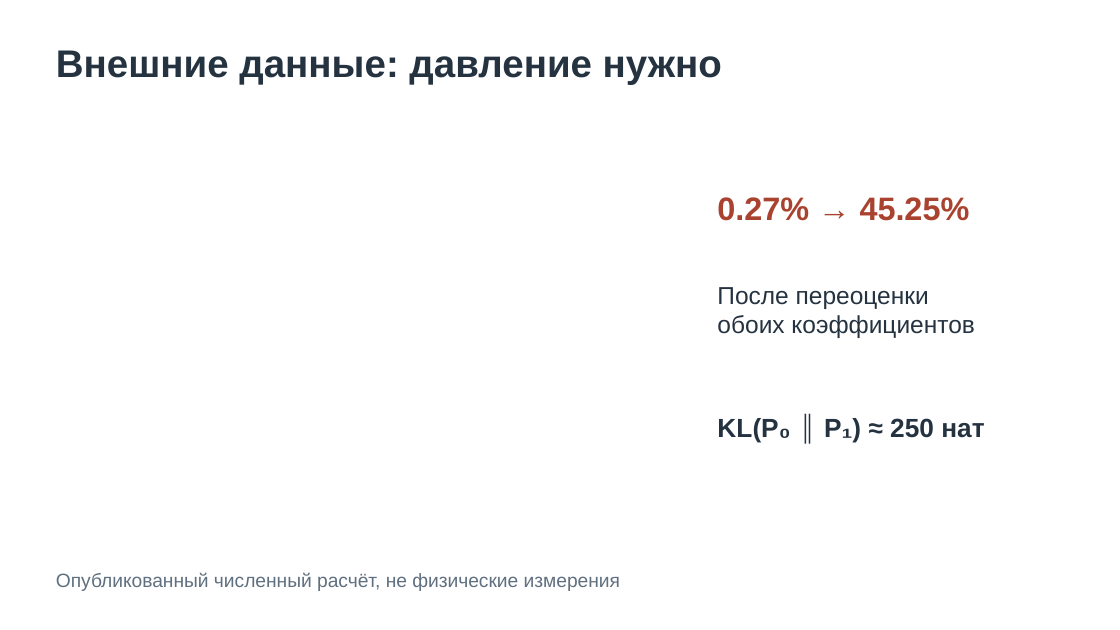
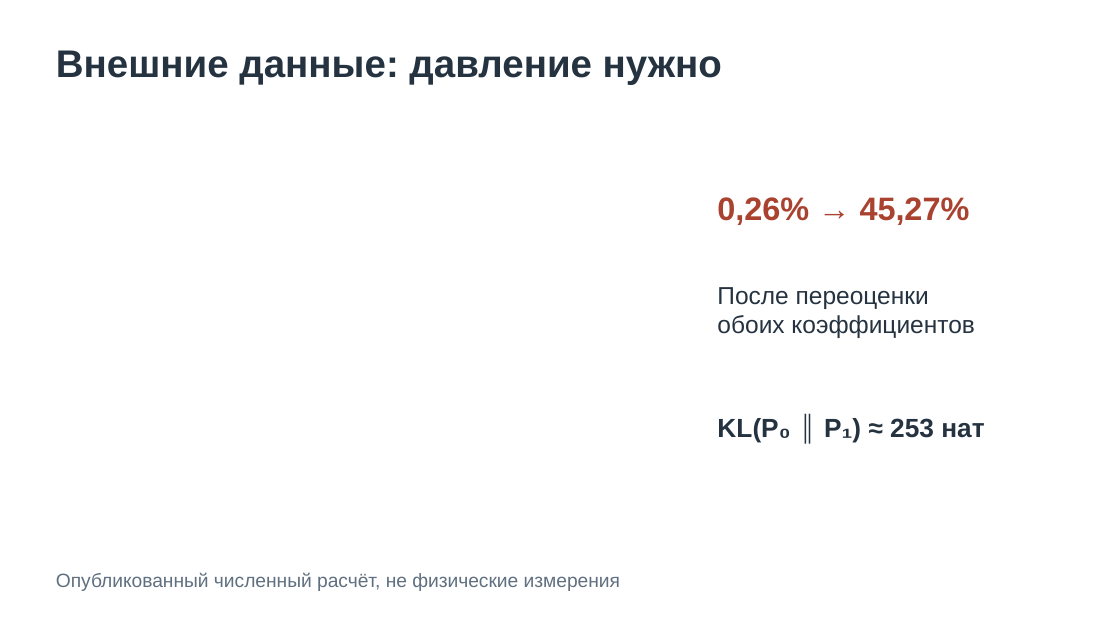
Before and after one commit to Dimundel/euler-quadrants-lab, a slide deck: slide 5 of results/lab2/lab2_slides.pptx. Drawn at 1120x630 pixels with LibreOffice and Linux fonts; fonts in the diff are those of the drawing. Boxes give left, top, right and bottom in pixels: in the first picture for what was removed or moved away, otherwise in the second. Text is boxed around its words. In the diff, an @@ line names an element or a change of style, - is before the commit and + after.

```diff
--- a/results/lab2/lab2_slides.pptx
+++ b/results/lab2/lab2_slides.pptx
@@ text at [717,197,970,225]: text changed @@
-0.27% → 45.25%
+0,26% → 45,27%
@@ text at [717,418,984,443]: text changed @@
-KL(P₀ ∥ P₁) ≈ 250 нат
+KL(P₀ ∥ P₁) ≈ 253 нат
```
Also in this commit, not shown: 1 other slide changed, 11 other files.
